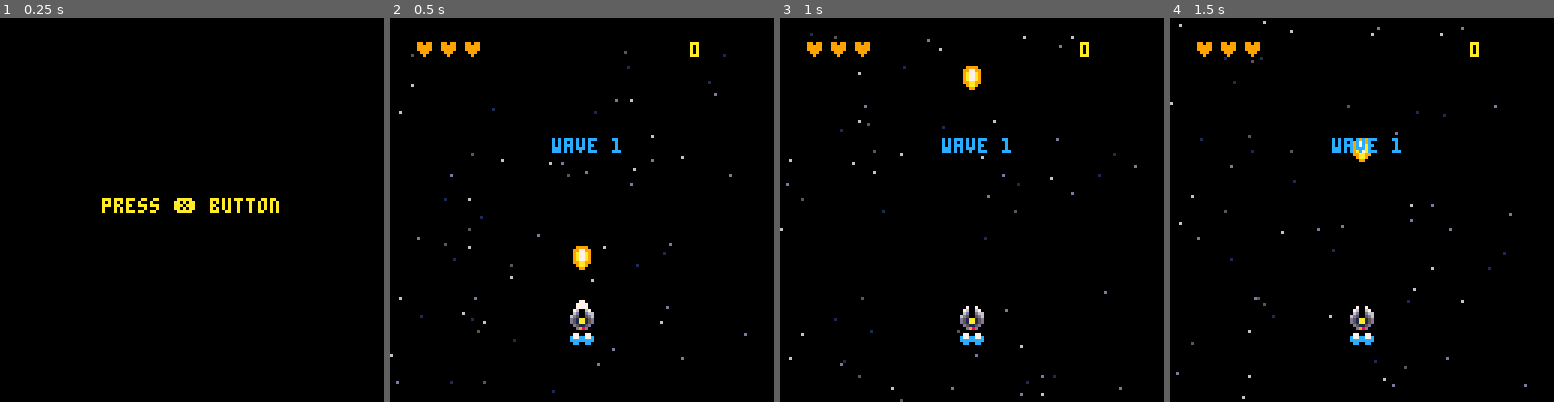
Above: before the commit, frames 1-4 (left to right).
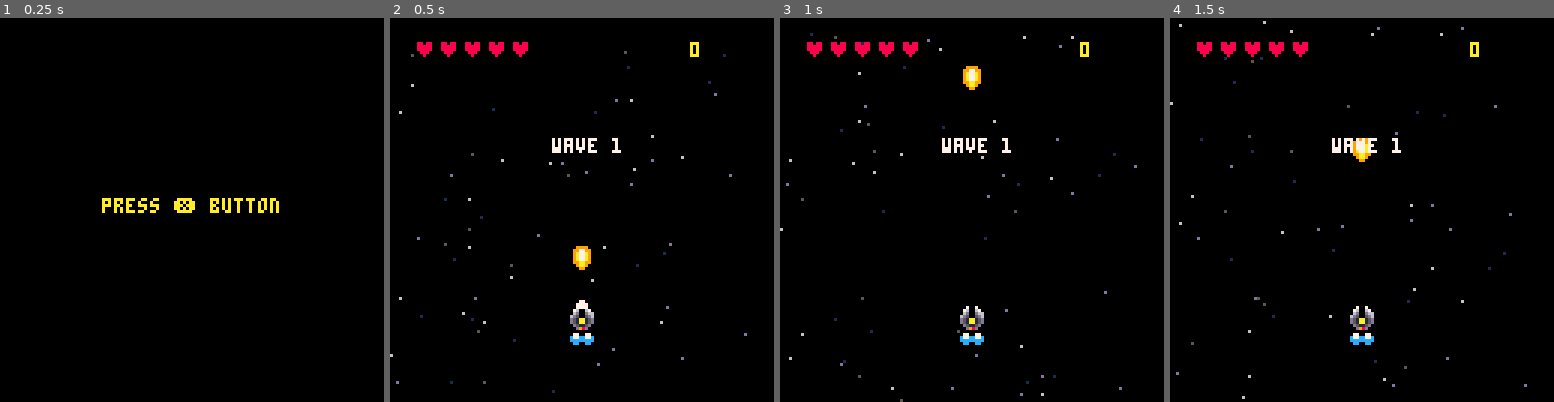
Above: after the commit, the same moments.

Repository: arturopsolis/naves
Game: PICO-8 cartridge naves.p8
The game is run twice, just before and just after one commit, with the same random seed, the same clock (stepped at 60 frames per second) and the same inputs.
Inputs:
- Up to frame 1 (0.25 s): no input
- Up to frame 2 (0.5 s): tap X (X key) at 0.33 s
- Up to frame 3 (1 s): tap O (Z key) at 0.7 s
- Up to frame 4 (1.5 s): tap X (X key) at 1.07 s

Frame 1 is identical in both runs. In frame 2, 0.9% of the frame differs, in the area x 7-61%, y 6-36%; in frame 3, 0.9%; in frame 4, 0.9%.

Commit message:
go next wave function added, game over screen fixed, congratulations screen fixed

Diff:
--- a/main.lua
+++ b/main.lua
@@ -12,7 +12,7 @@
         bullet_timer = 0,
         invul = 0,
         score = 0,
-        lives = 3
+        lives = 5
     }
 
     b = {}
--- a/scenes/game/tools/draw_functions.lua
+++ b/scenes/game/tools/draw_functions.lua
@@ -105,7 +105,7 @@
 --ui
 function draw_score()
     for i = 1, p.lives do
-        print("♥", i * 8, 8, 9)
+        print("♥", i * 8, 8, 8)
     end
     print(p.score, 100, 8, 10)
 end
--- a/scenes/game/tools/update_functions.lua
+++ b/scenes/game/tools/update_functions.lua
@@ -178,7 +178,7 @@
 function update_enemies()
     for enemy in all(enemies) do
         --enemy mission
-        doEnemy(enemy) --TODO: change function name
+        do_enemy(enemy) --TODO: change function name
 
         -- animation
         if enemy.frameIndex >= #enemy.sprites then
@@ -211,8 +211,14 @@
     end
 end
 
+function go_next_wave()
+    if #enemies <= 0 and scene == "game" then
+        nextWave()
+    end
+end
+
 --enemy mission
-function doEnemy(enemy)
+function do_enemy(enemy)
     if enemy.wait > 0 then
         enemy.wait -= 1
         return
@@ -336,9 +342,6 @@
                 enemy.sprite = 56 --TODO: change to dynamic sprite
                 enemy.live -= 1
                 sfx(2)
-                if #enemies <= 0 then
-                    nextWave()
-                end
                 break
             end
         end
--- a/scenes/game/tools/wave.lua
+++ b/scenes/game/tools/wave.lua
@@ -14,7 +14,7 @@
 
 function draw_wave()
     draw_game()
-    print("wave " .. wave, 54, 40, 12)
+    print("wave " .. wave, 54, 40, 7)
 end
 
 function spawn_wave()
--- a/scenes/game/update.lua
+++ b/scenes/game/update.lua
@@ -11,6 +11,9 @@
     hiting_border()
 
     update_enemies()
+
+    go_next_wave()
+
     collision_enemies_bullets()
     picking()
 
--- a/scenes/game_over/game_over.lua
+++ b/scenes/game_over/game_over.lua
@@ -1,9 +1,4 @@
 function init_gameover()
-    gameover_texts = {
-        "game over",
-        "score ",
-        "press 🅾️/(z)"
-    }
 end
 
 function update_gameover()
@@ -13,7 +8,15 @@
 end
 
 function draw_gameover()
-    cls(0)
-    print(gameover_texts[1], 34, 60, 8)
-    print(gameover_texts[2] .. p.score, 34, 68, 10)
+    draw_game()
+
+    local text_1 = "game over"
+    local text_2 = "score " .. p.score
+    -- Calcula la posición x para centrar el texto
+    local x = (128 - #text_1 * 4) / 2
+    local x2 = (128 - #text_2 * 4) / 2
+
+    -- Dibuja el texto centrado en la pantalla
+    print(text_1, x, 50, 8)
+    print(text_2, x2, 60, 10)
 end
--- a/scenes/win/win.lua
+++ b/scenes/win/win.lua
@@ -5,6 +5,14 @@
 end
 
 function draw_win()
-    cls(12)
-    print("congratulations", 54, 40, 7)
+    cls(0)
+    local text_1 = "congratulations"
+    local text_2 = "score " .. p.score
+    -- Calcula la posición x para centrar el texto
+    local x = (128 - #text_1 * 4) / 2
+    local x2 = (128 - #text_2 * 4) / 2
+
+    -- Dibuja el texto centrado en la pantalla
+    print(text_1, x, 50, 7)
+    print(text_2, x2, 60, 10)
 end
